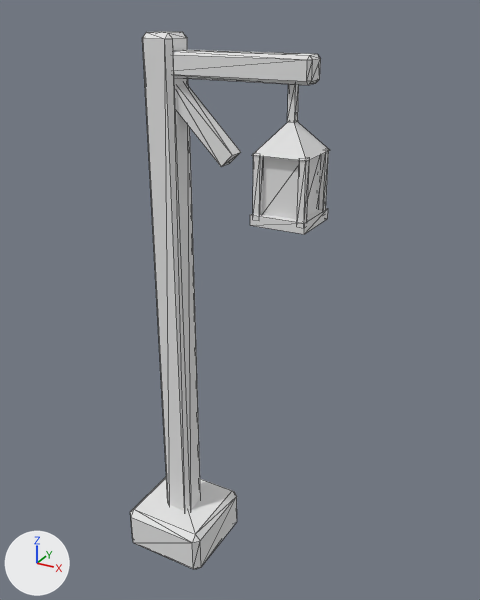
The FBX model assets/Strategy_Kit/Unity/Assets/Vitaria/Models/Props/Prop_LanternPost.fbx as it was, and as the next commit left it.
Camera for both pictures: a 50 mm camera at (1.122, -1.614, 1.78) aimed at (0.201, 0.061, 0.942). Lighting does not change. The marker at lower left points along +X, +Y and +Z. The older version comes first. Mesh edges are drawn as thin lines. Where no turn or scale is listed for an object, it has been applied to the vertices.

The first picture shows 'Prop_LanternPost'.
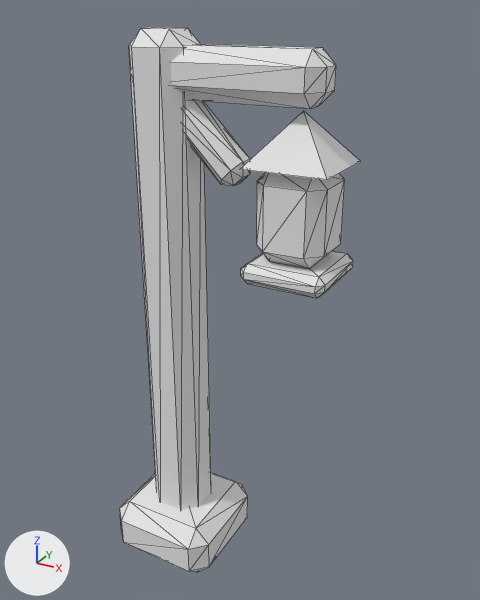
Changed parts and their boxes (x1, y1, x2, y2) in the pictures (480 x 600 px; the box of a moved part takes in the faces that stretch with it):
'Prop_LanternPost', reshaped (20% wider): before (130, 31, 330, 569); after (120, 27, 360, 572)
part 1 of me_prop_lanternpost_001, moved or reshaped: before (173, 50, 321, 85); after (241, 251, 353, 298)
part 2 of me_prop_lanternpost_001, rebuilt (19% wider, 9% taller): before (130, 477, 237, 569); after (120, 472, 248, 572)
part 3 of me_prop_lanternpost_001, rebuilt (38% wider): before (142, 31, 201, 511); after (129, 27, 211, 510)
part 4 of me_prop_lanternpost_001, rebuilt (6% wider): before (177, 84, 240, 167); after (183, 100, 250, 186)
part 5 of me_prop_lanternpost_001, rebuilt: before (252, 122, 330, 161); after (240, 111, 360, 180)
part 6 of me_prop_lanternpost_001, added: after (171, 44, 336, 109)
part 7 of me_prop_lanternpost_001, added: after (257, 172, 345, 268)
part 8 of me_prop_lanternpost_001, deleted: before (250, 84, 329, 234)

Diff of the bpy script that builds the scene:
```diff
--- a/assets/Strategy_Kit/Unity/Assets/Vitaria/Models/Props/Prop_LanternPost.fbx.py
+++ b/assets/Strategy_Kit/Unity/Assets/Vitaria/Models/Props/Prop_LanternPost.fbx.py
@@ me_prop_lanternpost_001 @@
 # used by ob_prop_lanternpost; location = (0.0, 0.0, 0.0)
-me_prop_lanternpost_001.from_pydata(...)  # 141 vertices, 234 faces; spans x -0.15..0.47, y -0.15..0.15, z -0.04..1.72
+me_prop_lanternpost_001.from_pydata(...)  # 149 vertices, 270 faces; spans x -0.19..0.54, y -0.19..0.19, z -0.04..1.73
+# me_prop_lanternpost_001 part 1: the loose piece of 24 vertices spanning x -0.05..0.45, y -0.03..0.04, z 1.61..1.67 is scaled about its middle by (0.459, 3.89, 0.626), then moved by (0.22, 0.0, -0.53)
+# me_prop_lanternpost_001 part 2: the loose piece of 24 vertices spanning x -0.15..0.15, y -0.15..0.15, z -0.04..0.12 is rebuilt with 24 vertices and now spans x -0.19..0.19, y -0.19..0.19, z -0.04..0.16
+# me_prop_lanternpost_001 part 3: the loose piece of 24 vertices spanning x -0.05..0.05, y -0.05..0.05, z 0.0..1.72 is rebuilt with 24 vertices and now spans x -0.09..0.09, y -0.09..0.09, z 0.03..1.73
+# me_prop_lanternpost_001 part 4: the loose piece of 8 vertices spanning x -0.02..0.22, y -0.02..0.03, z 1.38..1.62 is rebuilt with 24 vertices and now spans x -0.01..0.25, y -0.05..0.05, z 1.33..1.59
+# me_prop_lanternpost_001 part 5: the loose piece of 5 vertices spanning x 0.31..0.47, y -0.08..0.08, z 1.43..1.52 is rebuilt with 5 vertices and now spans x 0.3..0.54, y -0.12..0.12, z 1.4..1.54
+# me_prop_lanternpost_001 part 6: a new loose piece of 24 vertices spanning x -0.05..0.49, y -0.07..0.07, z 1.55..1.69, in mat_vitaria_palette (its picture is missing)
+# me_prop_lanternpost_001 part 7: a new loose piece of 24 vertices spanning x 0.32..0.52, y -0.1..0.1, z 1.14..1.4, in mat_vitaria_palette (its picture is missing)
+# me_prop_lanternpost_001 part 8: 7 loose pieces with 56 vertices, spanning x 0.31..0.47, y -0.08..0.08, z 1.24..1.61, are deleted
 me_prop_lanternpost_001.materials.append(mat_vitaria_palette)
```
